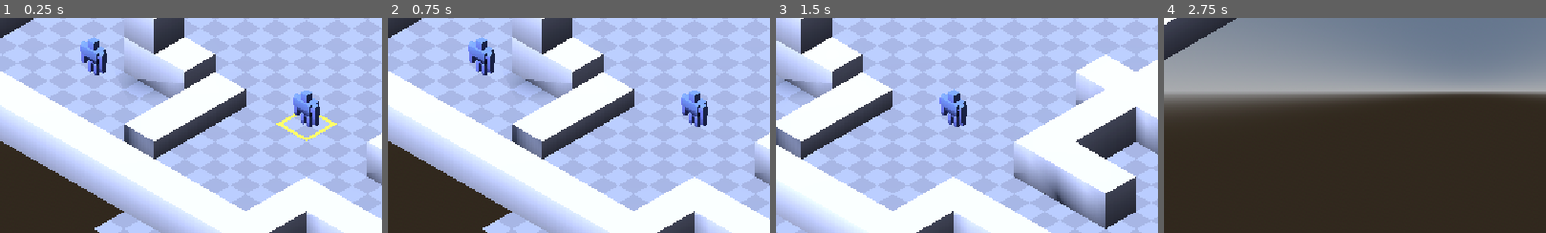
Above: before the commit, frames 1-4 (left to right).
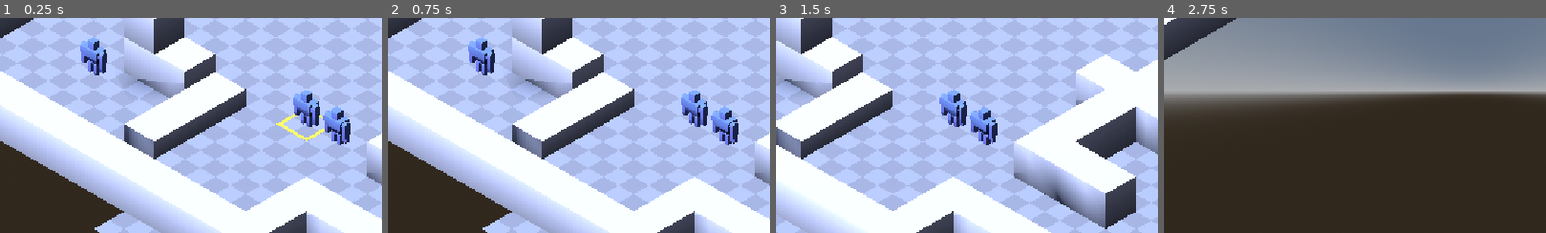
Above: after the commit, the same moments.

Repository: sheppy/mercenary-strike-force
Game: Godot game, scene res://scenes/prototype.tscn
Same seed, same stepped clock (60 frames per second), same inputs: the game is played once before the commit and once after it.
Inputs (mouse positions are % of the whole screen's width and height, from its top left):
- Up to frame 1 (0.25 s): no input
- Up to frame 2 (0.75 s): click "End Turn" at 0.5 s
- Up to frame 3 (1.5 s): tap Enter at 1.25 s; move the mouse to (72, 45) at 1.27 s; hold Right (ui_right) from 1.28 s (still down); tap Tab at 1.35 s; click (72, 45) at 1.42 s
- Up to frame 4 (2.75 s): tap Space at 1.52, 2.27 s; move the mouse to (30, 55) at 2.02 s; release Right (ui_right) at 2.03 s; hold Down (ui_down) from 2.03 s (still down); tap Tab at 2.1 s
The pictures show only the part of the screen within x 10-60%, y 26-76%; the shares and areas given below are measured in that part.

The runs differ from the first frame. In frame 1, 0.9% of the frame differs, in the area x 84-92%, y 41-60%; in frame 2, 0.9%; in frame 3, 0.9%, in the area x 50-58%, y 41-60%; in frame 4, nothing differs.

Commit message:
Multiple units

Diff:
--- a/entities/units/unit.gd
+++ b/entities/units/unit.gd
@@ -26,7 +26,15 @@
 
 func initialize_position(grid_map: GridMap, start_cell: Vector3i) -> void:
 	current_grid_pos = start_cell
-	global_position = grid_map.map_to_local(start_cell) + OFFSET
+
+	# 1. Get the exact mathematical center of the cell in the grid's local space
+	var cell_center_local = grid_map.map_to_local(start_cell)
+
+	# 2. Convert it to world space so the unit aligns perfectly even if the GridMap was moved
+	var cell_center_global = grid_map.to_global(cell_center_local)
+
+	# 3. Snap the unit to the dead center, offsetting Y so the capsule sits on the floor
+	global_position = cell_center_global + OFFSET
 
 
 func reset_ap() -> void:
--- a/scenes/prototype.gd
+++ b/scenes/prototype.gd
@@ -24,22 +24,37 @@
 		input_controller.grid_map = active_grid
 		grid_manager.build_graph(active_grid)
 		# unit.initialize_position(active_grid, Vector3i(0, 0, 0))
+		var all_units = get_tree().root.find_children("*", "TacticalUnit", true, false)
+		print("Server registered ", all_units.size(), " units.")
 
-		# Find ALL units in the level and register them
-		var all_units = find_children("*", "TacticalUnit")
+		var player_units: Array[TacticalUnit] = []
+
 		for u in all_units:
-			print("Initialising unit", u)
 			# Initialize them on the grid (assuming they are placed visually in the editor)
 			var start_cell = active_grid.local_to_map(u.global_position)
+			start_cell.y = 0
 			u.initialize_position(active_grid, start_cell)
 
 			# Register them with the Vision Manager
 			vision_manager.register_unit(u)
 
-			# For now, just assign the first Team 0 unit as the active player unit
-			if u.team_id == 0 and input_controller.active_unit == null:
-				input_controller.active_unit = u
-				hud.bind_to_unit(u)
+			# If they belong to the player, add them to our roster
+			if u.team_id == 0:
+				player_units.append(u)
+
+		# Hand the roster to the Input Controller
+		input_controller.team_units = player_units
+
+		if player_units.size() > 0:
+			# Select the first unit by default
+			input_controller.active_unit = player_units[0]
+			hud.bind_to_unit(player_units[0])
+
+		# Re-bind the HUD dynamically whenever the player presses TAB
+		input_controller.active_unit_changed.connect(
+			func(new_unit):
+				hud.bind_to_unit(new_unit),
+		)
 
 		vision_manager.initialize_all_vision()
 
--- a/scenes/prototype.tscn
+++ b/scenes/prototype.tscn
@@ -23,6 +23,10 @@
 transform = Transform3D(1, 0, 0, 0, 1, 0, 0, 0, 1, 0, 0.5, 0)
 
 [node name="Unit" parent="." unique_id=616342420 instance=ExtResource("6_whm2p")]
+transform = Transform3D(1, 0, 0, 0, 1, 0, 0, 0, 1, 0, 1, 0)
+
+[node name="Unit2" parent="." unique_id=1218588750 instance=ExtResource("6_whm2p")]
+transform = Transform3D(1, 0, 0, 0, 1, 0, 0, 0, 1, 1, 1, 0)
 
 [node name="GridManager" type="Node" parent="." unique_id=1098670251]
 script = ExtResource("5_e38b3")
@@ -41,6 +45,6 @@
 script = ExtResource("9_xw5o4")
 metadata/_custom_type_script = "uid://cpsrrbj66pait"
 
-[node name="Enemy" parent="." unique_id=1218588750 instance=ExtResource("6_whm2p")]
-transform = Transform3D(1, 0, 0, 0, 1, 0, 0, 0, 1, -4.9, 0, 2.135)
+[node name="Enemy" parent="." unique_id=949370928 instance=ExtResource("6_whm2p")]
+transform = Transform3D(1, 0, 0, 0, 1, 0, 0, 0, 1, -4.9, 1, 2.135)
 team_id = 1
--- a/systems/player_input_controller.gd
+++ b/systems/player_input_controller.gd
@@ -1,10 +1,13 @@
 extends Node
+
+signal active_unit_changed(new_unit: TacticalUnit)
 
 @export var camera: Camera3D
 @export var grid_manager: GridManager
 @export var active_unit: TacticalUnit
 @export var cursor: Node3D
 
+var team_units: Array[TacticalUnit] = [] # Array to hold all selectable units
 var grid_map: GridMap
 
 enum InputState {
@@ -53,6 +56,20 @@
 	# Spacebar to test ending turn (using physical keycode for reliability)
 	if event is InputEventKey and event.pressed and event.physical_keycode == KEY_SPACE:
 		TurnManager.end_player_turn()
+
+	# Press TAB to cycle units
+	if event is InputEventKey and event.pressed and event.physical_keycode == KEY_TAB:
+		if team_units.size() > 1:
+			var current_idx = team_units.find(active_unit)
+			var next_idx = (current_idx + 1) % team_units.size()
+
+			active_unit = team_units[next_idx]
+			_clear_preview()
+
+			# Tell the rest of the game (like the HUD) that we swapped characters
+			active_unit_changed.emit(active_unit)
+			print("Switched to unit: ", active_unit.name)
+		return
 
 	# Right Click to Turn
 	if event is InputEventMouseButton and event.button_index == MOUSE_BUTTON_RIGHT and event.pressed:
--- a/ui/hud.gd
+++ b/ui/hud.gd
@@ -2,6 +2,8 @@
 
 @onready var tu_label: Label = $Label
 @onready var end_button: Button = $Button
+
+var current_bound_unit: TacticalUnit
 
 
 func _ready() -> void:
@@ -10,8 +12,16 @@
 
 
 func bind_to_unit(unit: TacticalUnit) -> void:
-	# Listen for the unit's AP changes
-	unit.ap_changed.connect(_on_unit_ap_changed)
+	# Disconnect the old unit so its AP changes don't overwrite the HUD
+	if current_bound_unit and current_bound_unit.ap_changed.is_connected(_on_unit_ap_changed):
+		current_bound_unit.ap_changed.disconnect(_on_unit_ap_changed)
+
+	current_bound_unit = unit
+
+	# Connect the new unit safely
+	if not current_bound_unit.ap_changed.is_connected(_on_unit_ap_changed):
+		current_bound_unit.ap_changed.connect(_on_unit_ap_changed)
+
 	# Set the initial text
 	tu_label.text = "TUs: " + str(unit.current_ap)
 
